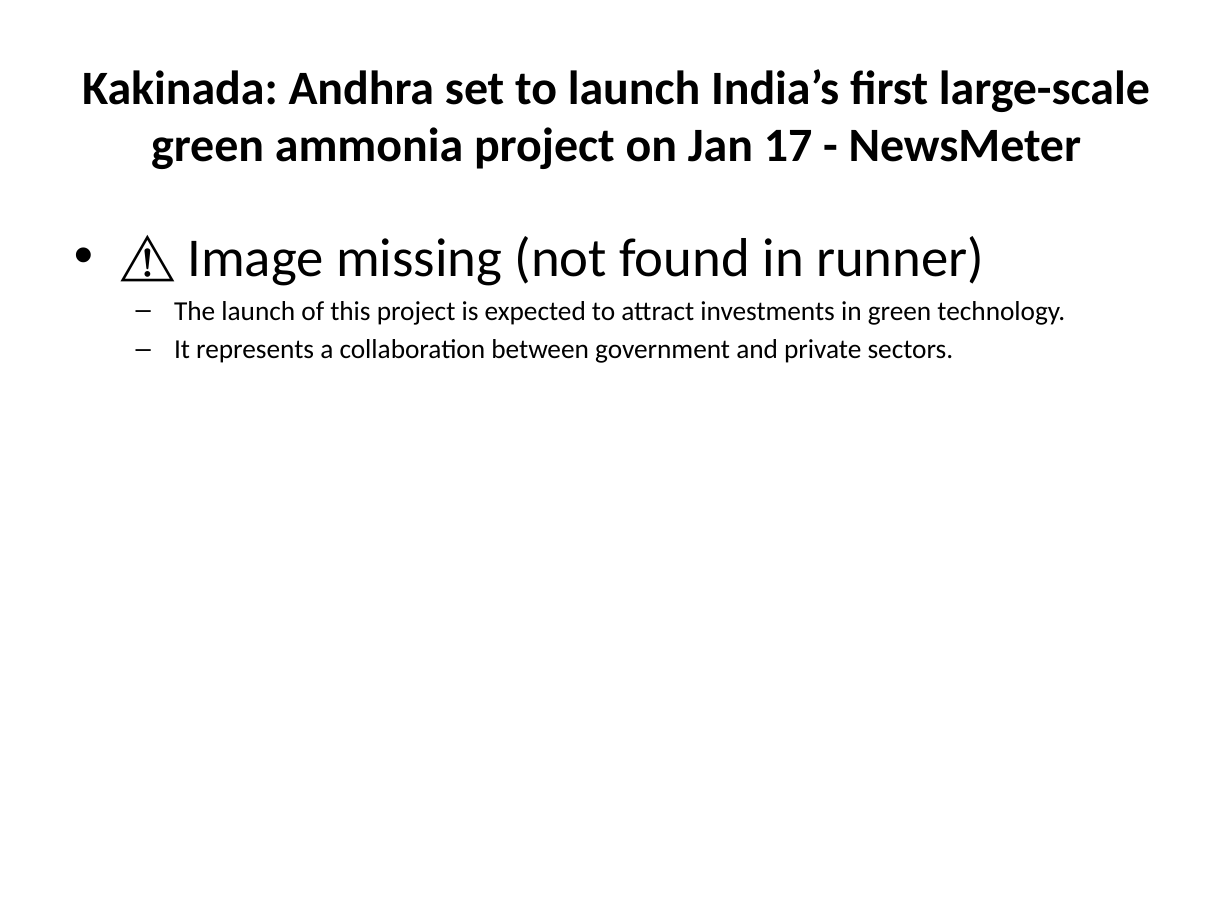
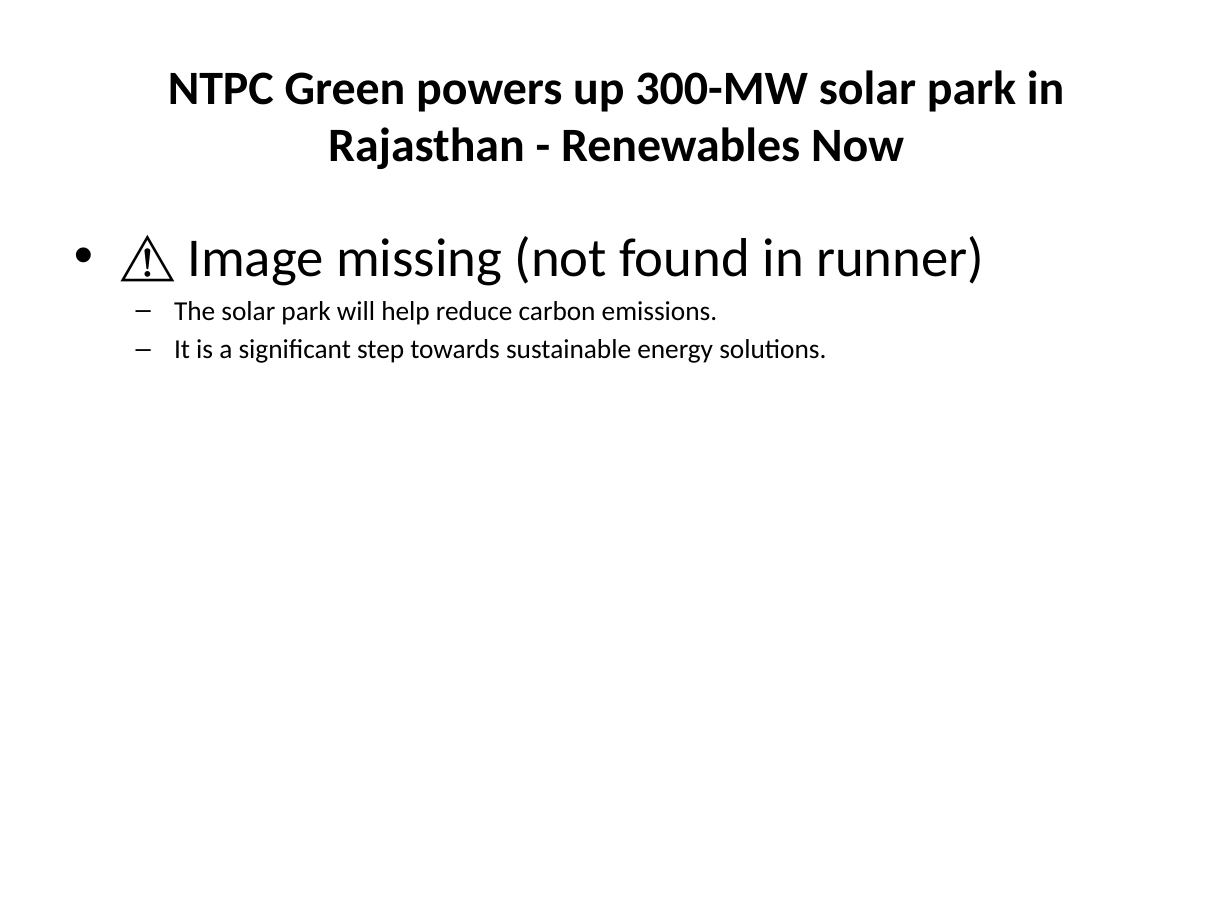
Before and after one commit to gauravsiemens1988/Linkedin-AI-Agent_Personal, a slide deck: slide 6 of drafts/linkedin_carousel.pptx. Drawn at 1232x924 pixels with LibreOffice and Linux fonts; fonts in the diff are those of the drawing. Boxes give left, top, right and bottom in pixels: in the first picture for what was removed or moved away, otherwise in the second. Text is boxed around its words. In the diff, an @@ line names an element or a change of style, - is before the commit and + after.

```diff
--- a/drafts/linkedin_carousel.pptx
+++ b/drafts/linkedin_carousel.pptx
@@ title at (x1=168, y1=70, x2=1064, y2=169): text changed @@
-Kakinada: Andhra set to launch India’s first large-scale green ammonia project on Jan 17 - NewsMeter
+NTPC Green powers up 300-MW solar park in Rajasthan - Renewables Now
@@ text at (x1=174, y1=301, x2=826, y2=363): text changed @@
-  – The launch of this project is expected to attract investments in green technology.
-  – It represents a collaboration between government and private sectors.
+  – The solar park will help reduce carbon emissions.
+  – It is a significant step towards sustainable energy solutions.
```
Also in this commit, not shown: 5 other slides changed, 1 other file.
